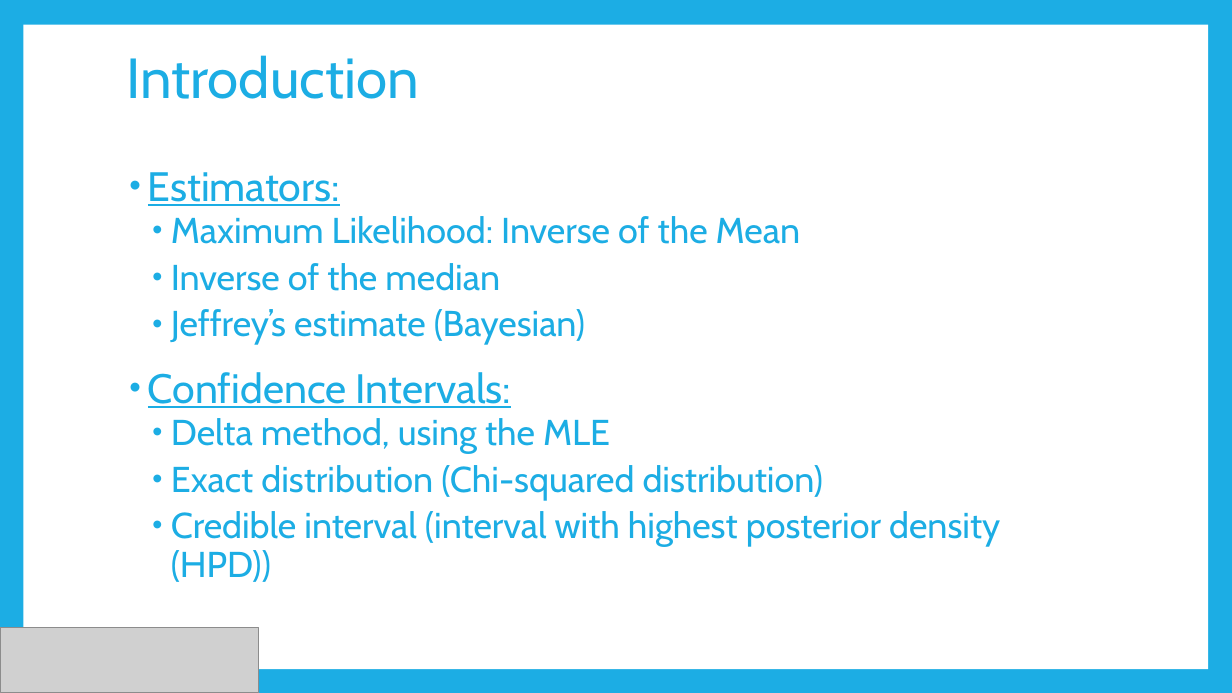
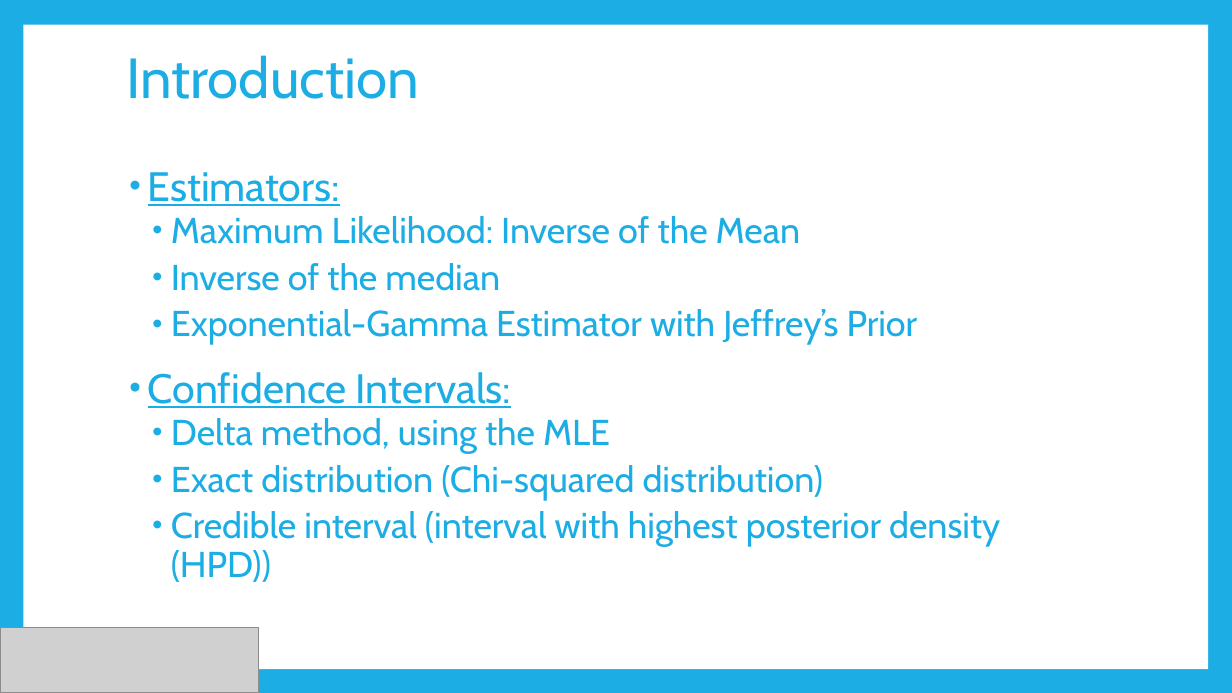
Before and after one commit to dsasson48/estimators_222, a slide deck: slide 2 of 222_presentation.pptx. Drawn at 1232x693 pixels with LibreOffice and Linux fonts; fonts in the diff are those of the drawing; grey boxes stand for pictures. Boxes give left, top, right and bottom in pixels: in the first picture for what was removed or moved away, otherwise in the second. Text is boxed around its words. In the diff, an @@ line names an element or a change of style, - is before the commit and + after.

Commit message:
Updated slides abt Bayesian

```diff
--- a/222_presentation.pptx
+++ b/222_presentation.pptx
@@ text at [171,309,918,345]: text changed @@
-  • Jeffrey’s estimate (Bayesian)
+  • Exponential-Gamma Estimator with Jeffrey’s Prior
```
Also in this commit, not shown: 3 other slides changed.
